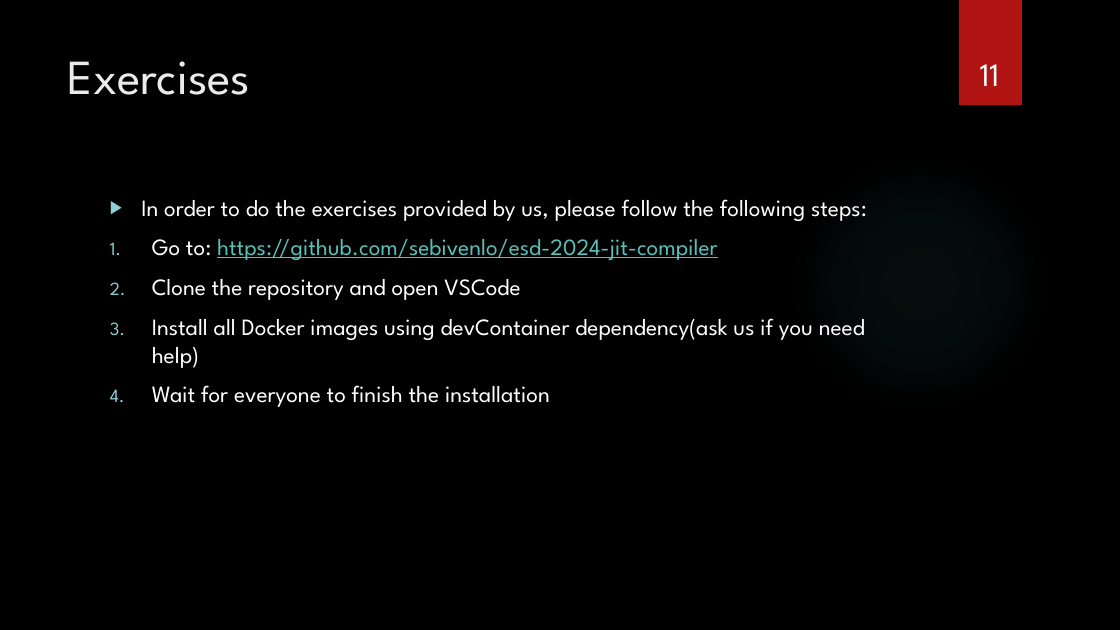
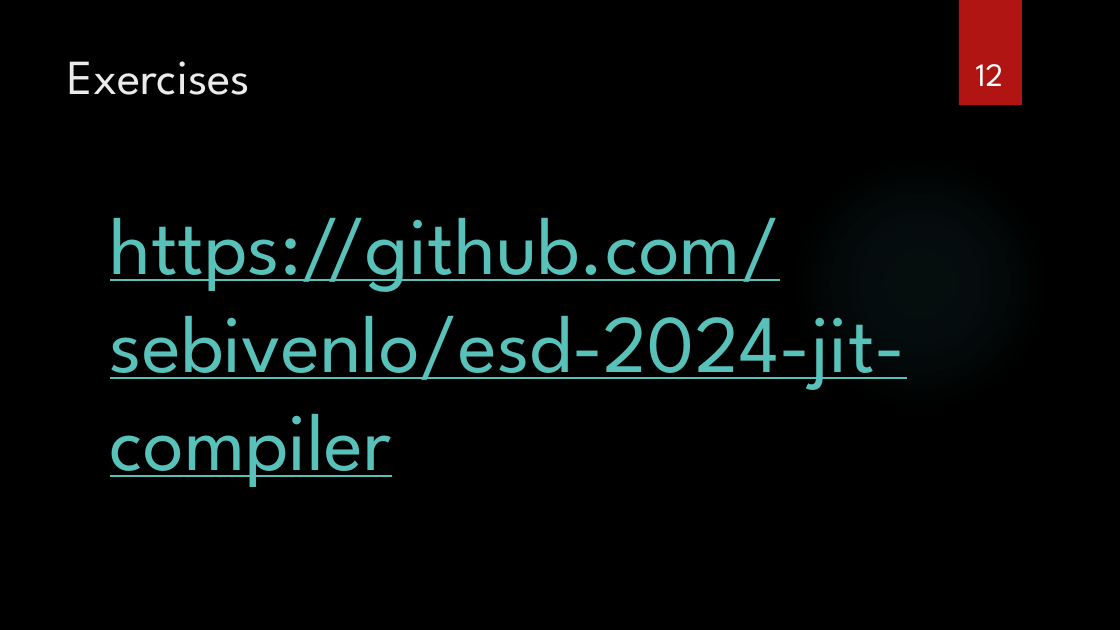
Before and after one commit to sebivenlo/esd-2024-jit-compiler, a slide deck: slide 12 of documents/presentation/presentation jit compiler.pptx (slide 11 before the commit). Drawn at 1120x630 pixels with LibreOffice and Linux fonts; fonts in the diff are those of the drawing; background and template pictures are left out. Boxes give left, top, right and bottom in pixels: in the first picture for what was removed or moved away, otherwise in the second. Text is boxed around its words. In the diff, an @@ line names an element or a change of style, - is before the commit and + after.

Commit message:
added QR in exercises sheet

```diff
--- a/documents/presentation/presentation jit compiler.pptx
+++ b/documents/presentation/presentation jit compiler.pptx
@@ page number at [976,64,1004,86]: text changed @@
-11
+12
@@ text at [110,218,907,487]: text changed; size 20 to 70 pt; text colour #FFFFFF to #58C1BA @@
-▶ In order to do the exercises provided by us, please follow the following steps:
-1. Go to: https://github.com/sebivenlo/esd-2024-jit-compiler
-2. Clone the repository and open VSCode
-3. Install all Docker images using devContainer dependency(ask us if you need help)
-4. Wait for everyone to finish the installation
+https://github.com/sebivenlo/esd-2024-jit-compiler
```
Also in this commit, not shown: 1 slide added.
